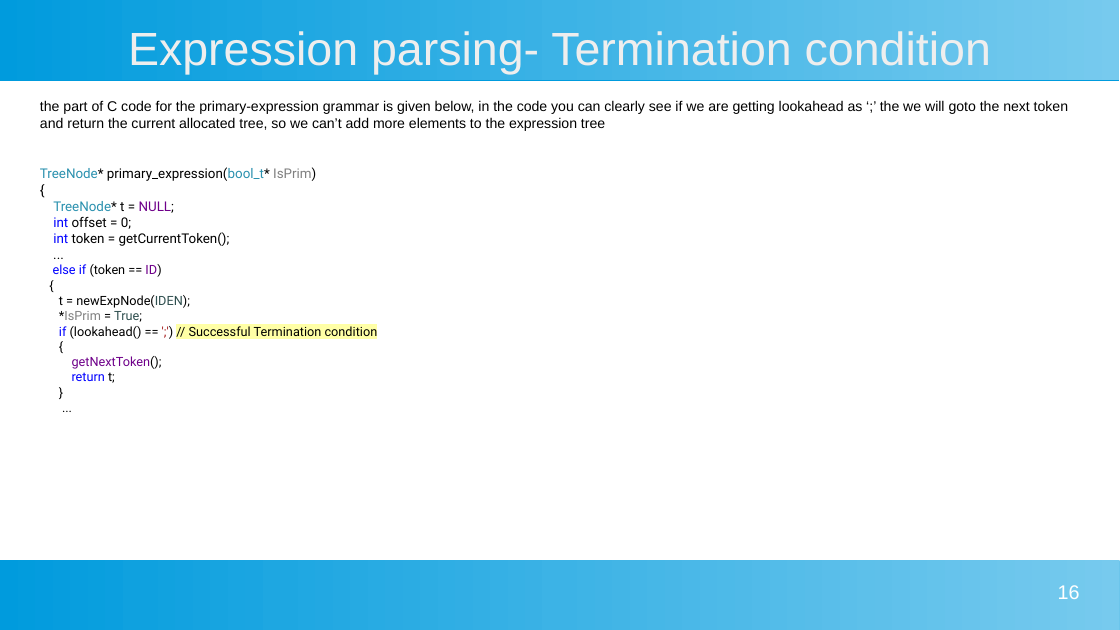
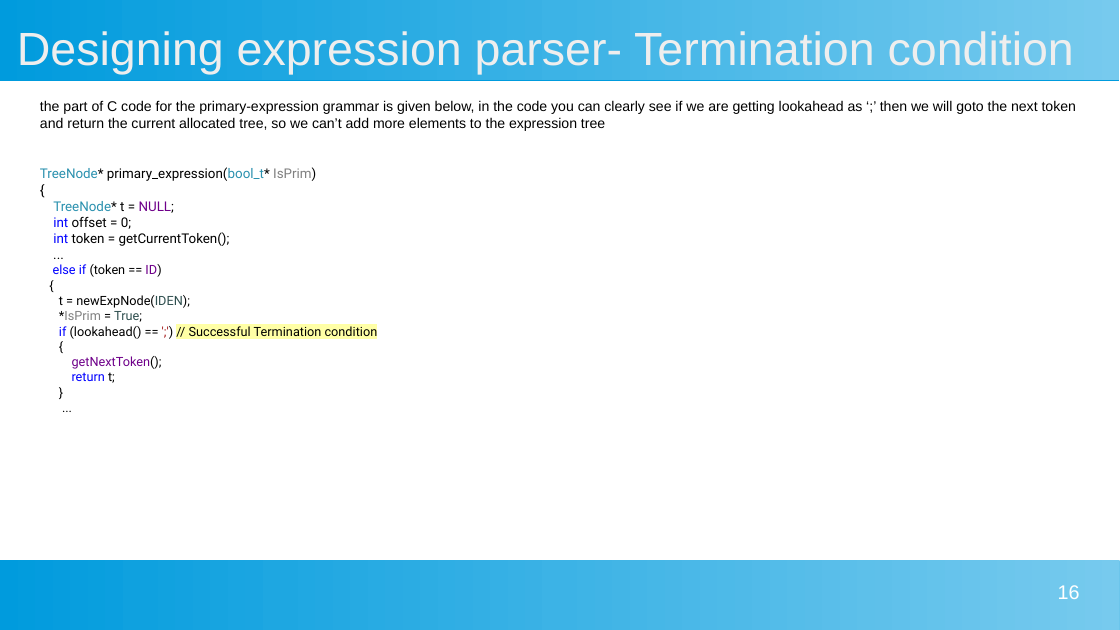
Before and after one commit to daipayan-bhowal/ProtoCParser, a slide deck: slide 16 of Manual/C Parser.pptx. Drawn at 1120x630 pixels with LibreOffice and Linux fonts; fonts in the diff are those of the drawing. Boxes give left, top, right and bottom in pixels: in the first picture for what was removed or moved away, otherwise in the second. Text is boxed around its words. In the diff, an @@ line names an element or a change of style, - is before the commit and + after.

Commit message:
Manual PPT file C-Parser.ppt updated

```diff
--- a/Manual/C Parser.pptx
+++ b/Manual/C Parser.pptx
@@ title at [17, 31, 1074, 74]: text changed @@
-Expression parsing- Termination condition
+Designing expression parser- Termination condition
@@ text at [40, 100, 1076, 181]: text changed @@
-the part of C code for the primary-expression grammar is given below, in the code you can clearly see if we are getting lookahead as ‘;’ the we will goto the next token and return the current allocated tree, so we can’t add more elements to the expression tree
-TreeNode* primary_expression(bool_t* IsPrim)
+the part of C code for the primary-expression grammar is given below, in the code you can clearly see if we are getting lookahead as ‘;’ then we will goto the next token and return the current allocated tree, so we can’t add more elements to the expression tree
+TreeNode* primary_expression(bool_t* IsPrim)
```
Also in this commit, not shown: 16 other slides changed, 3 slides added, 5 other files.
